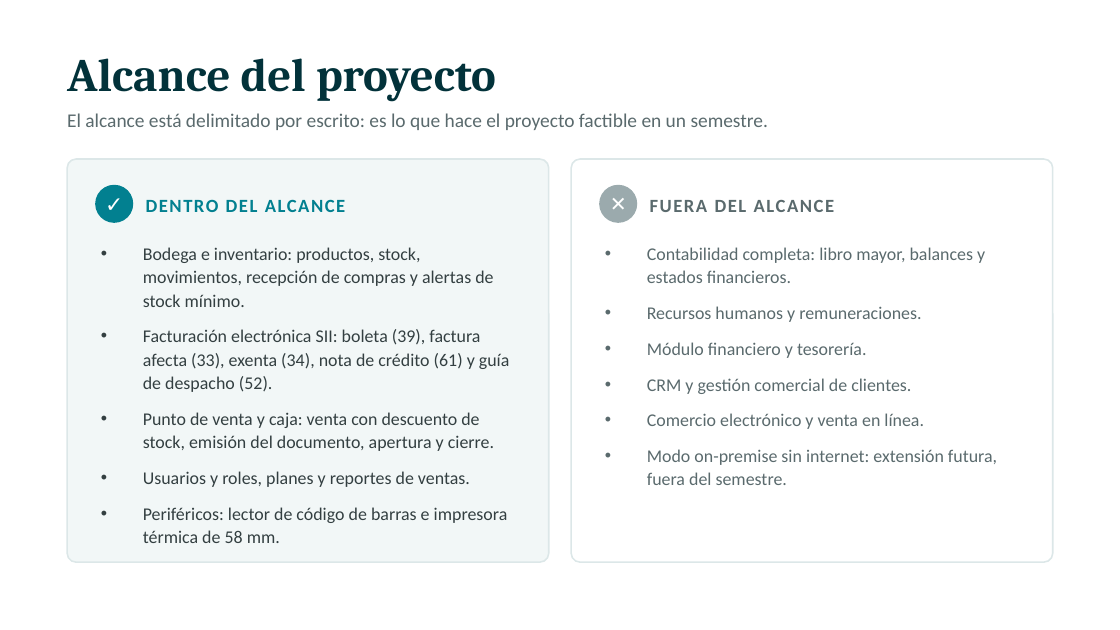
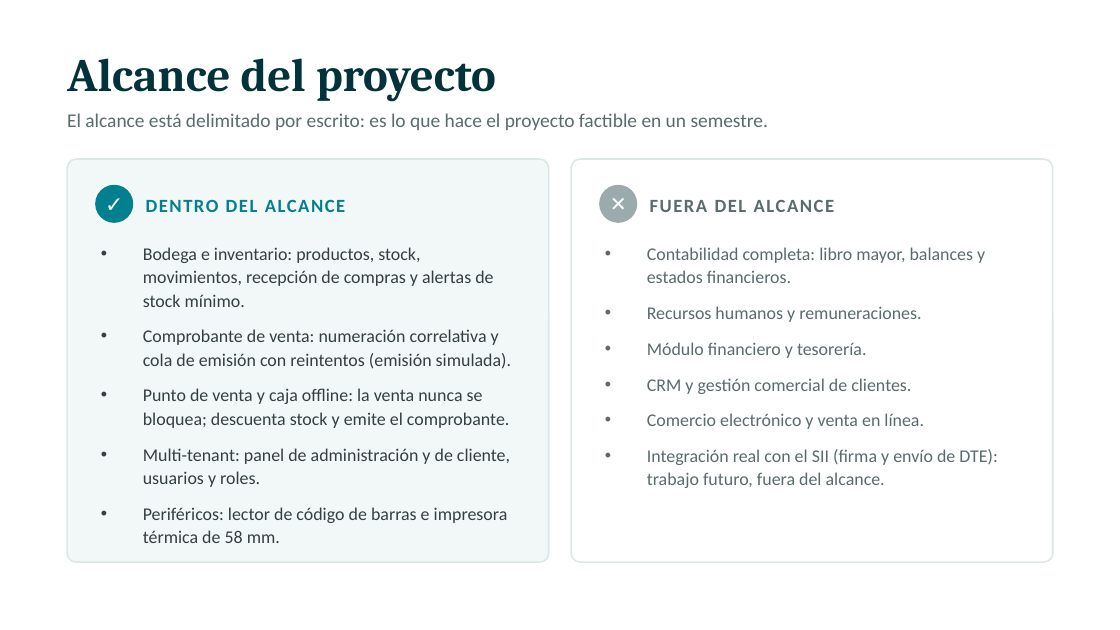
Before and after one commit to Chazito/Walkan, a slide deck: slide 3 of Fase 1/Evidencias Grupales/Proyecto_APT_Presentacion.pptx. Drawn at 1120x630 pixels with LibreOffice and Linux fonts; fonts in the diff are those of the drawing. Boxes give left, top, right and bottom in pixels: in the first picture for what was removed or moved away, otherwise in the second. Text is boxed around its words. In the diff, an @@ line names an element or a change of style, - is before the commit and + after.

Commit message:
Actualizacion de los documentos
Los documentos como informe y presentacion fueron actualizado segun los cambios y actualizaciones que se conversaron en clases

```diff
--- a/Fase 1/Evidencias Grupales/Proyecto_APT_Presentacion.pptx
+++ b/Fase 1/Evidencias Grupales/Proyecto_APT_Presentacion.pptx
@@ text at [143,329,511,487]: text changed @@
-• Facturación electrónica SII: boleta (39), factura afecta (33), exenta (34), nota de crédito (61) y guía de despacho (52).
-• Punto de venta y caja: venta con descuento de stock, emisión del documento, apertura y cierre.
-• Usuarios y roles, planes y reportes de ventas.
+• Comprobante de venta: numeración correlativa y cola de emisión con reintentos (emisión simulada).
+• Punto de venta y caja offline: la venta nunca se bloquea; descuenta stock y emite el comprobante.
+• Multi-tenant: panel de administración y de cliente, usuarios y roles.
@@ text at [647,449,998,488]: text changed @@
-• Modo on-premise sin internet: extensión futura, fuera del semestre.
+• Integración real con el SII (firma y envío de DTE): trabajo futuro, fuera del alcance.
```
Also in this commit, not shown: 3 other slides changed, 7 other files.
